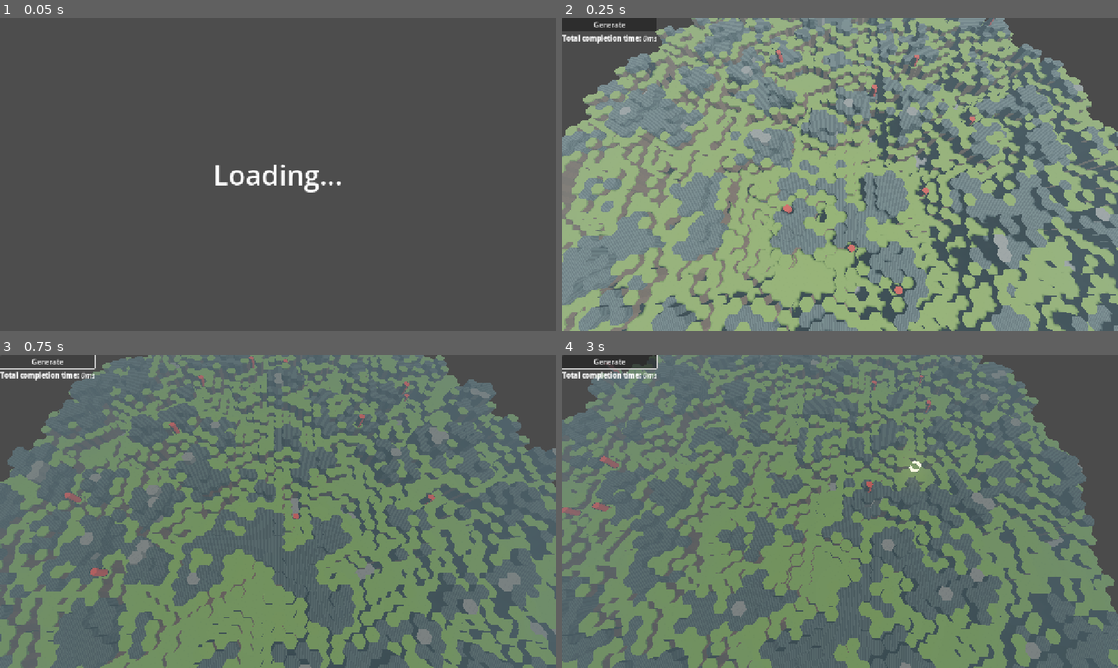
Above: before the commit, frames 1-4 (two rows, left to right).
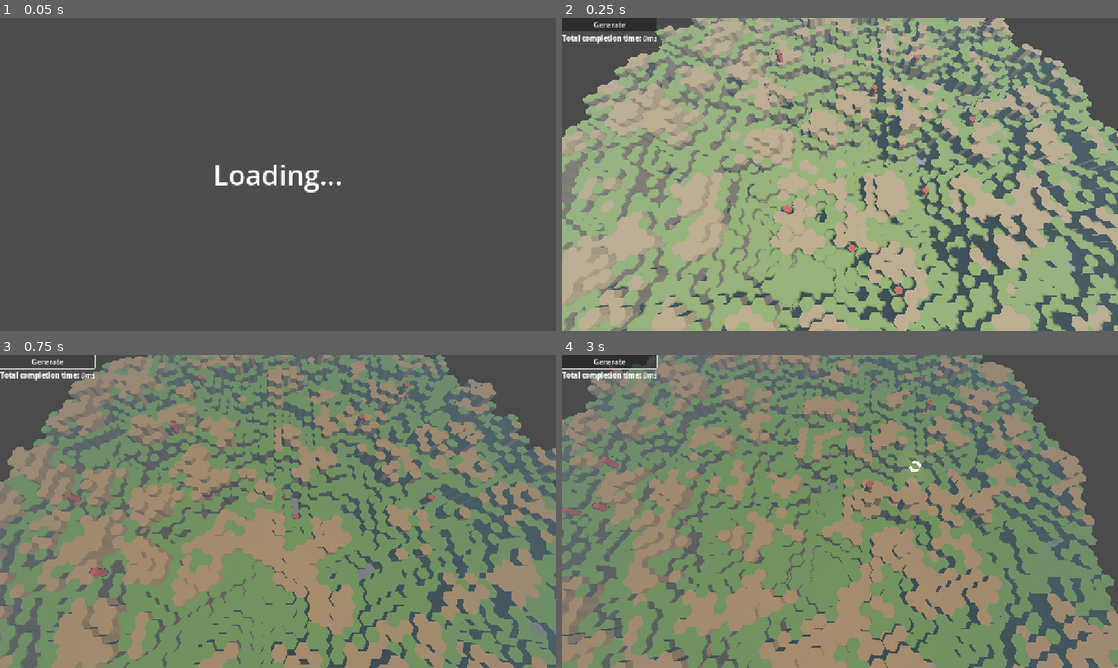
Above: after the commit, the same moments.

Repository: nornaro/VoxelsBeta
Game: Godot game, scene res://scenes/loading_scene.tscn
Same seed, same stepped clock (60 frames per second), same inputs: the game is played once before the commit and once after it.
Inputs (mouse positions are in pixels of both pictures, inside the frame that each line leads up to):
- Up to frame 1 (0.05 s): no input
- Up to frame 2 (0.25 s): no input
- Up to frame 3 (0.75 s): click "Generate" at 0.5 s
- Up to frame 4 (3 s): tap Enter at 1.25 s; move the mouse to (962, 495) at 1.27 s; hold D (MoveRight) 1.28-2.03 s; click (962, 495) at 1.35 s; move the mouse to (728, 527) at 2.02 s; hold S (MoveBackwards) 2.03-2.78 s; right-click (728, 527) at 2.1 s; move the mouse to (895, 442) at 2.77 s; hold D (MoveRight) from 2.78 s (still down); hold Q (RotateCameraLeft) from 2.78 s (still down)

Frame 1 is identical in both runs. In frame 2, 29% of the frame differs, in the area x 0-100%, y 0-100%; in frame 3, 32%; in frame 4, 32%.

Commit message:
solid first layer

Diff:
--- a/scripts/WorldGen/Voxel/voxel_generator.gd
+++ b/scripts/WorldGen/Voxel/voxel_generator.gd
@@ -109,13 +109,18 @@
 
 
 func shape_geometry(prism) -> bool:
+	# Ensure solid first layer
+	if settings.solid_first_layer and prism.grid_position_xyz.y == 0:
+		prism.type = VoxelData.voxel_type.BEDROCK
+		return false
+
 	# Convert to air
-	if prism.air_probability > settings.ground_to_air_ratio and prism.grid_position_xyz.y > 0:
+	if prism.air_probability > settings.ground_to_air_ratio:
 		prism.type = VoxelData.voxel_type.AIR
 		return true
 
 	# Flatten buffer
-	if prism.buffer and settings.flat_buffer and prism.grid_position_xyz.y > 0:
+	if prism.buffer and settings.flat_buffer:
 		prism.type = VoxelData.voxel_type.AIR
 		return true
 
@@ -142,7 +147,7 @@
 
 
 func assign_type(voxel: Voxel):
-	if voxel.type == VoxelData.voxel_type.AIR:
+	if voxel.type == VoxelData.voxel_type.AIR or voxel.type == VoxelData.voxel_type.BEDROCK:
 		return
 
 	var tiles = VoxelData.tile_map.size()
@@ -150,7 +155,9 @@
 
 	var enum_index = int(floor(n * float(tiles)))
 	if enum_index == 0: # turn air into something else
-		enum_index = 4 # Sand, could also be randomized
+		enum_index = 5 # Sand, could also be randomized
+	elif enum_index == 1 and voxel.grid_position_xyz.y != 0: #turn bedrock into something else
+		enum_index = 5
 
 	# surface replacement
 	var neighbor_above: Vector3i = voxel.grid_position_xyz + Vector3i(0,1,0)
--- a/scripts/WorldGen/generation_settings.gd
+++ b/scripts/WorldGen/generation_settings.gd
@@ -23,6 +23,7 @@
 @export_range(-1, 0, 1.0) var shading : int = -1
 @export var material : Material
 @export var draw_bottom = false
+@export var solid_first_layer = true
 
 @export_category("Villages")
 @export var spawn_villages = true
